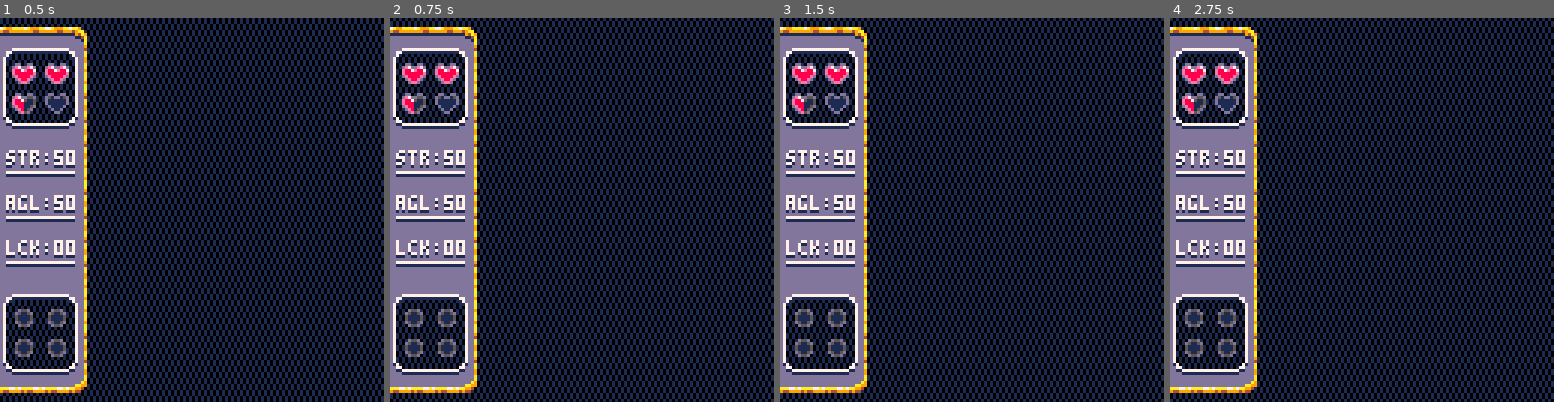
Above: before the commit, frames 1-4 (left to right).
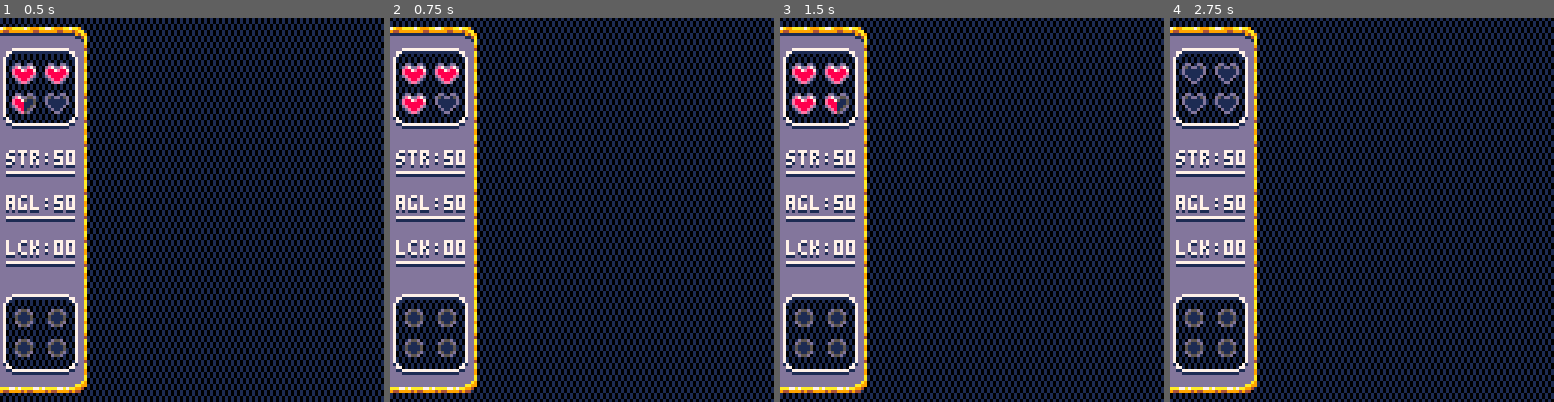
Above: after the commit, the same moments.

Repository: jubbers/pico8
Game: PICO-8 cartridge carts/brackeys.p8
The game is run twice, just before and just after one commit, with the same random seed, the same clock (stepped at 60 frames per second) and the same inputs.
Inputs:
- Up to frame 1 (0.5 s): no input
- Up to frame 2 (0.75 s): no input
- Up to frame 3 (1.5 s): no input
- Up to frame 4 (2.75 s): no input

Frame 1 is identical in both runs. In frame 2, 0.1% of the frame differs, in the area x 6-10%, y 20-25%; in frame 3, 0.3%; in frame 4, 0.6%, in the area x 3-18%, y 12-25%.

Commit message:
feat: updating health drawing, adding more icons

Diff:
--- a/carts/brackeys.p8
+++ b/carts/brackeys.p8
@@ -10,10 +10,26 @@
     0b0101101010100101,
     0b1010101001010101,
   }
+
   player={
+    health=5,
     stats={str=50,agl=50,lck=00},
     stats_order={"str","agl","lck"},
+    get_hearts=function(self)
+      if self.health==0 then return {7,7,7,7} end
+      if self.health==1 then return {6,7,7,7} end
+      if self.health==2 then return {5,7,7,7} end
+      if self.health==3 then return {5,6,7,7} end
+      if self.health==4 then return {5,5,7,7} end
+      if self.health==5 then return {5,5,6,7} end
+      if self.health==6 then return {5,5,5,7} end
+      if self.health==7 then return {5,5,5,6} end
+      if self.health==8 then return {5,5,5,5} end
+    end,
   }
+
+  -- [m]ap, [s]hop, [e]ncounter
+  gamestate={ "m", "s", "e",}
 
   frame_ct=0
 end
@@ -39,6 +55,11 @@
   if frame_ct%2==0 then
     fancyfill_ct+=1
   end
+
+  -- slowly increase player hp
+  if frame_ct%20==0 then
+    player.health = (player.health + 1) % 9
+  end
 end
 
 -->8
@@ -64,20 +86,22 @@
 
   -- health ----------------
   fancy_container(1,10,25,26,3,1,7)
-  spr(16, 4,  14)
-  spr(16, 15, 14)
-  spr(17, 4,  24)
-  spr(18, 15, 24)
+  hearts=player:get_hearts()
+  spr(hearts[1], 4,  14)
+  spr(hearts[2], 15, 14)
+  spr(hearts[3], 4,  24)
+  spr(hearts[4], 15, 24)
 
   -- stats -----------------
   draw_stats()
 
   -- items -----------------
   fancy_container(1,92,25,26,3,1,7)
-  spr(32, 4, 96)
-  spr(32, 15, 96)
-  spr(32, 4, 106)
-  spr(32, 15, 106)
+
+  spr(8, 4, 96)
+  spr(8, 15, 96)
+  spr(8, 4, 106)
+  spr(8, 15, 106)
 
 
 end
Not shown, changed: activity_log.txt
Not shown, changed: 32 lines of the sprite sheet (__gfx__) section of carts/brackeys.p8
